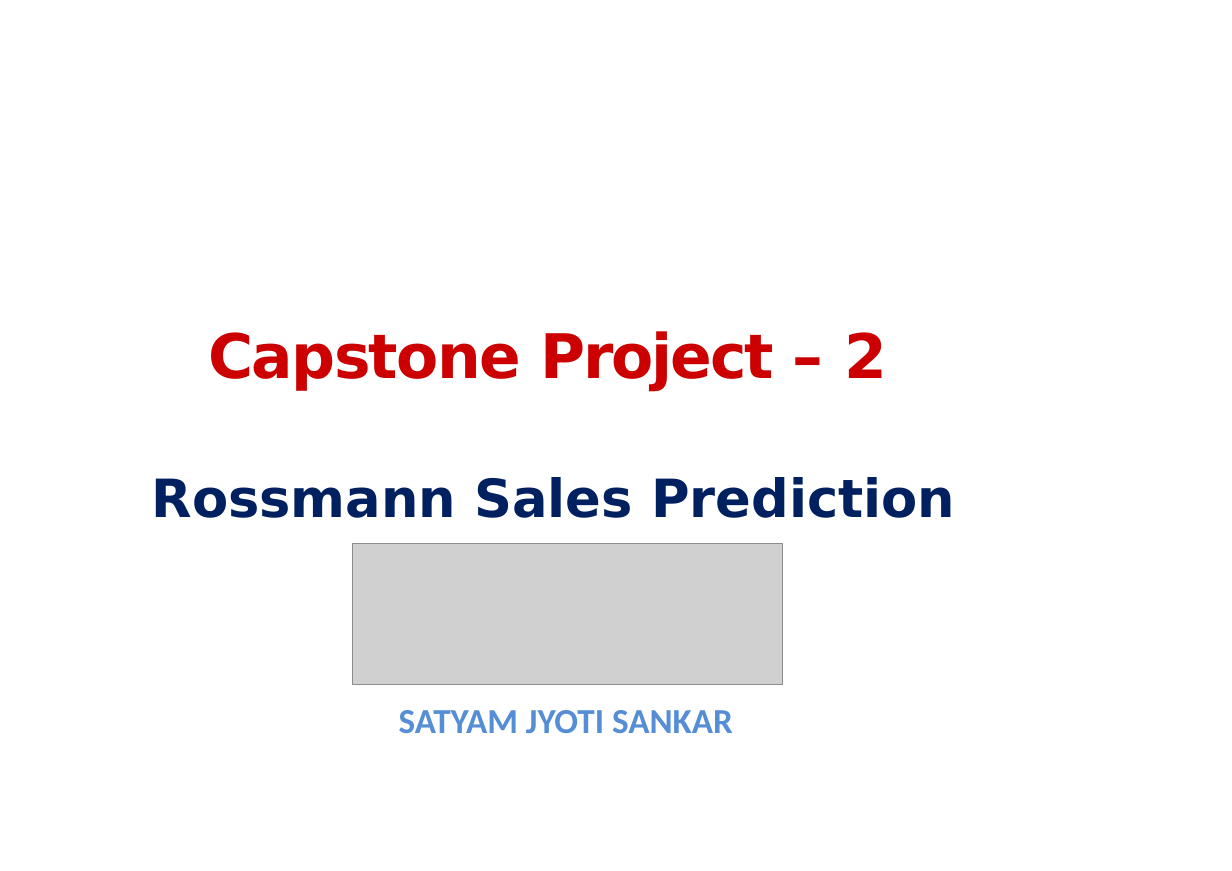
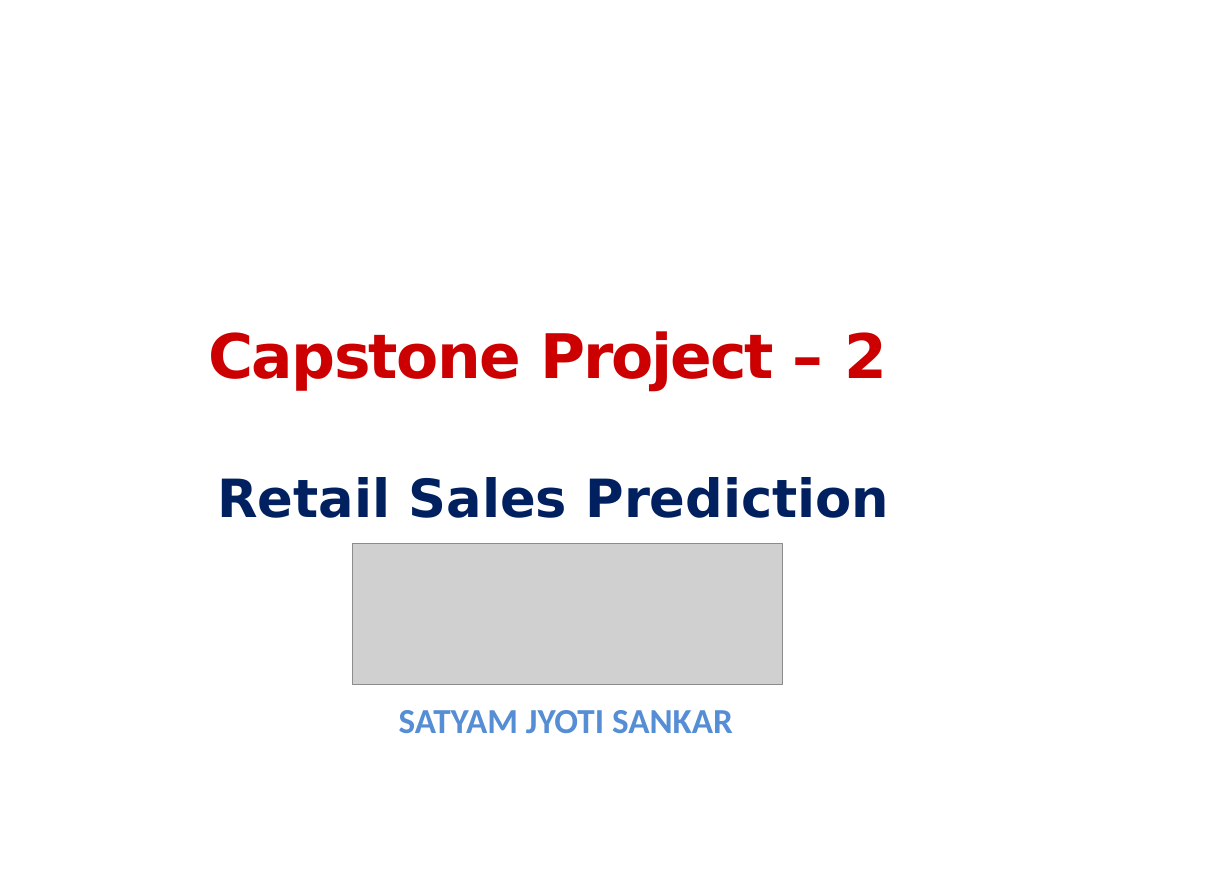
Before and after one commit to satyam-jyoti-sankar/Rossmann-Sales-Prediction-, a slide deck: slide 1 of Project Presentation.pptx. Drawn at 1232x871 pixels with LibreOffice and Linux fonts; fonts in the diff are those of the drawing; grey boxes stand for pictures; background and template pictures are left out. Boxes give left, top, right and bottom in pixels: in the first picture for what was removed or moved away, otherwise in the second. Text is boxed around its words. In the diff, an @@ line names an element or a change of style, - is before the commit and + after.

```diff
--- a/Project Presentation.pptx
+++ b/Project Presentation.pptx
@@ title at bbox=[217, 477, 889, 518]: text changed @@
-Rossmann Sales Prediction
+Retail Sales Prediction
```
